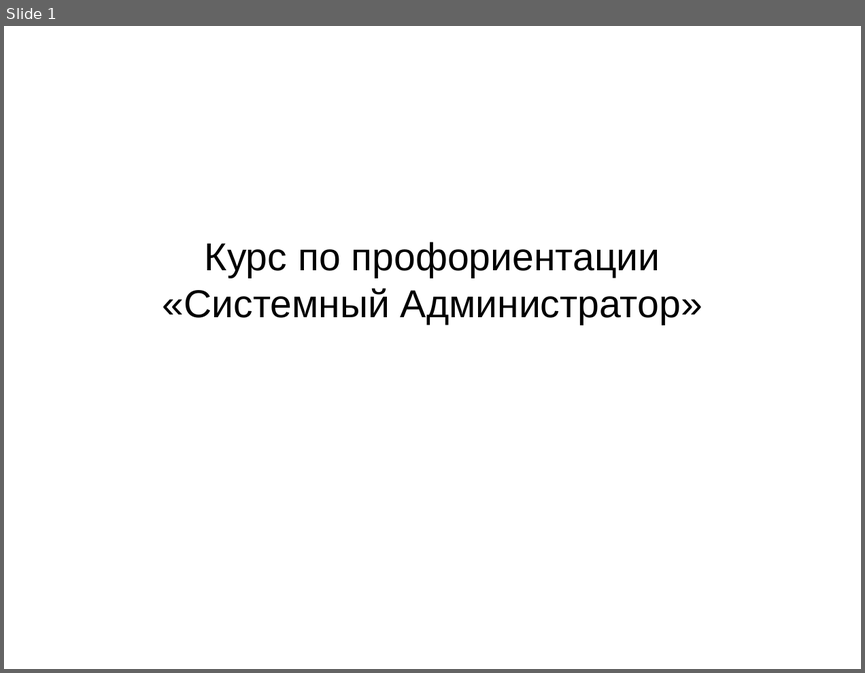
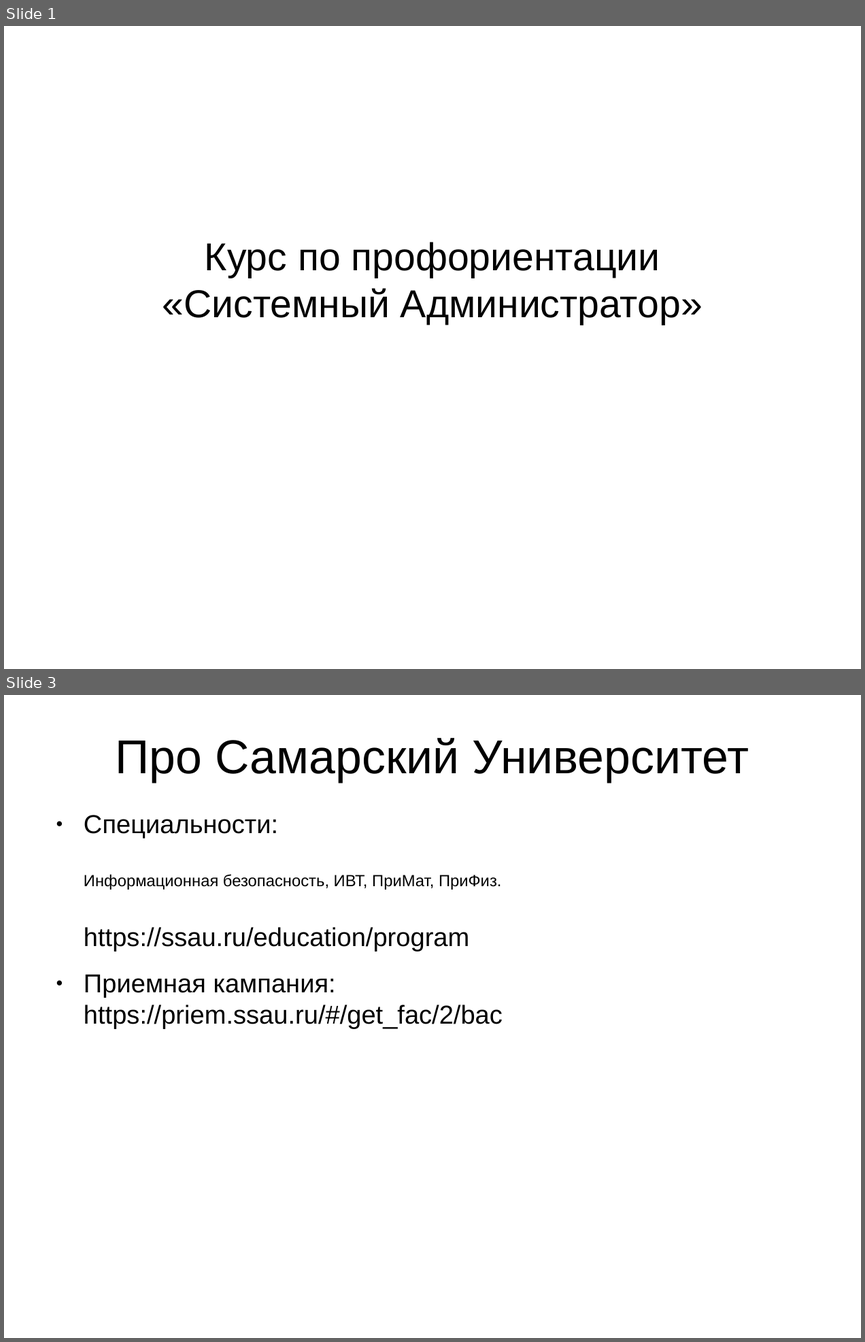
Before and after one commit to j-avdeev/SchoolCourse, a slide deck: ProfOrient.odp. Shown one above the other, each under a label of ours: slide 1 before the commit, slides 1 and 3 after it; the slides between them are not shown. The pictures are 865x673 and 865x1342 pixels, drawn with LibreOffice and Linux fonts; fonts in the diff are those of the drawing. Boxes give left, top, right and bottom in pixels: in the first picture for what was removed or moved away, otherwise in the second. Text is boxed around its words. In the diff, an @@ line names an element or a change of style, - is before the commit and + after.

```diff
--- a/ProfOrient.odp
+++ b/ProfOrient.odp
@@ slide 3 added at bbox=[4, 695, 861, 1338], background #FFFFFF @@
@@ title added at bbox=[115, 738, 749, 782], 44 pt, text #000000 @@
+Про Самарский Университет
@@ text added at bbox=[84, 815, 502, 1029], 24 pt, text #000000 @@
+● Специальности:
+  Информационная безопасность, ИВТ, ПриМат, ПриФиз.
+  https://ssau.ru/education/program
+● Приемная кампания:
+  https://priem.ssau.ru/#/get_fac/2/bac
```
Also in this commit, not shown: 1 slide changed, 4 other slides added, 2 other files.
